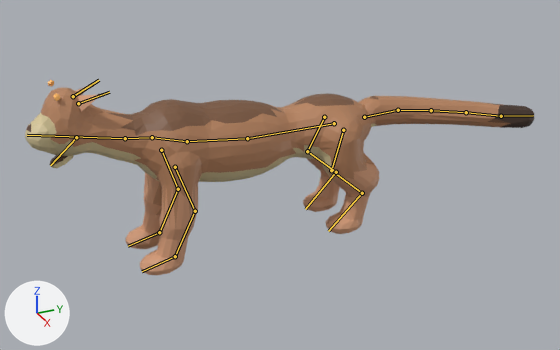
The Blender file art/kit/creatures/creature.hill_cat/creature.hill_cat.blend, before and after one commit.
The view is the same before and after, from a camera (50 mm lens) standing at (2.581, -1.267, 1.546) and looking at (-0.076, -0.072, 0.218). Every picture has the same lights, and +X, +Y and +Z are marked at lower left. The picture after the commit comes second. Both versions are drawn at frame 13 of the action 'Snarl'; the numbers are the values there. The bones that change, and the others that lie on the model, are drawn over the model as lines.

The first picture shows 'Body'.
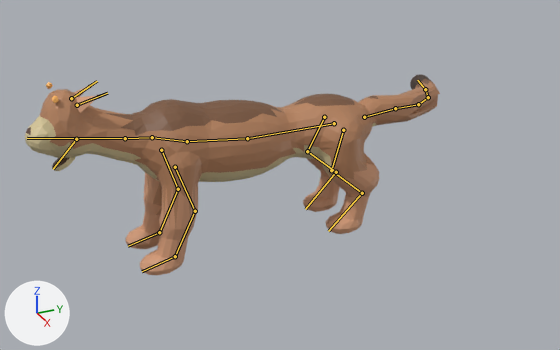
Location of each change, (x1, y1, x2, y2) in pixels of the pictures (560 x 350 px):
'Body', posed (19% narrower)
    before: (25, 80, 535, 275)
    after: (25, 74, 440, 275)
bone 'head', root to tip
    before: (125, 138) to (27, 135)
    after: (125, 138) to (27, 138)
bone 'tail_1', root to tip
    before: (364, 117) to (398, 110)
    after: (364, 117) to (395, 108)
bone 'tail_2', root to tip
    before: (398, 110) to (431, 110)
    after: (395, 108) to (418, 104)
bone 'tail_3', root to tip
    before: (431, 110) to (466, 112)
    after: (418, 104) to (428, 97)
bone 'tail_4', root to tip
    before: (466, 112) to (501, 116)
    after: (428, 97) to (425, 89)

What the commit changed:
Bone 'head' (bone_head) turns from (-17, 0, 0) to (-15, 0, 0) degrees about its own x, y and z.
Bone 'tail_1' (bone_tail_1) turns from (-4, 0, -1) to (-4, 0, 5) degrees about its own x, y and z.
Bone 'tail_2' (bone_tail_2) turns from (0, 0, -6) to (0, 0, 14) degrees about its own x, y and z.
Bone 'tail_3' (bone_tail_3) turns from (0, 0, -9) to (0, 0, 21) degrees about its own x, y and z.
Bone 'tail_4' (bone_tail_4) turns from (0, 0, -4) to (0, 0, 20) degrees about its own x, y and z.
